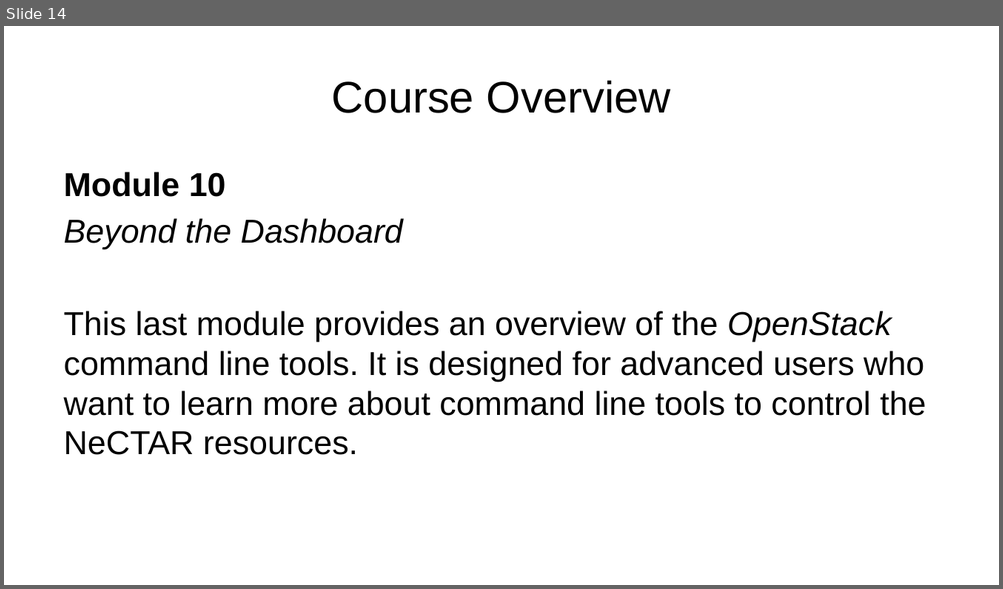
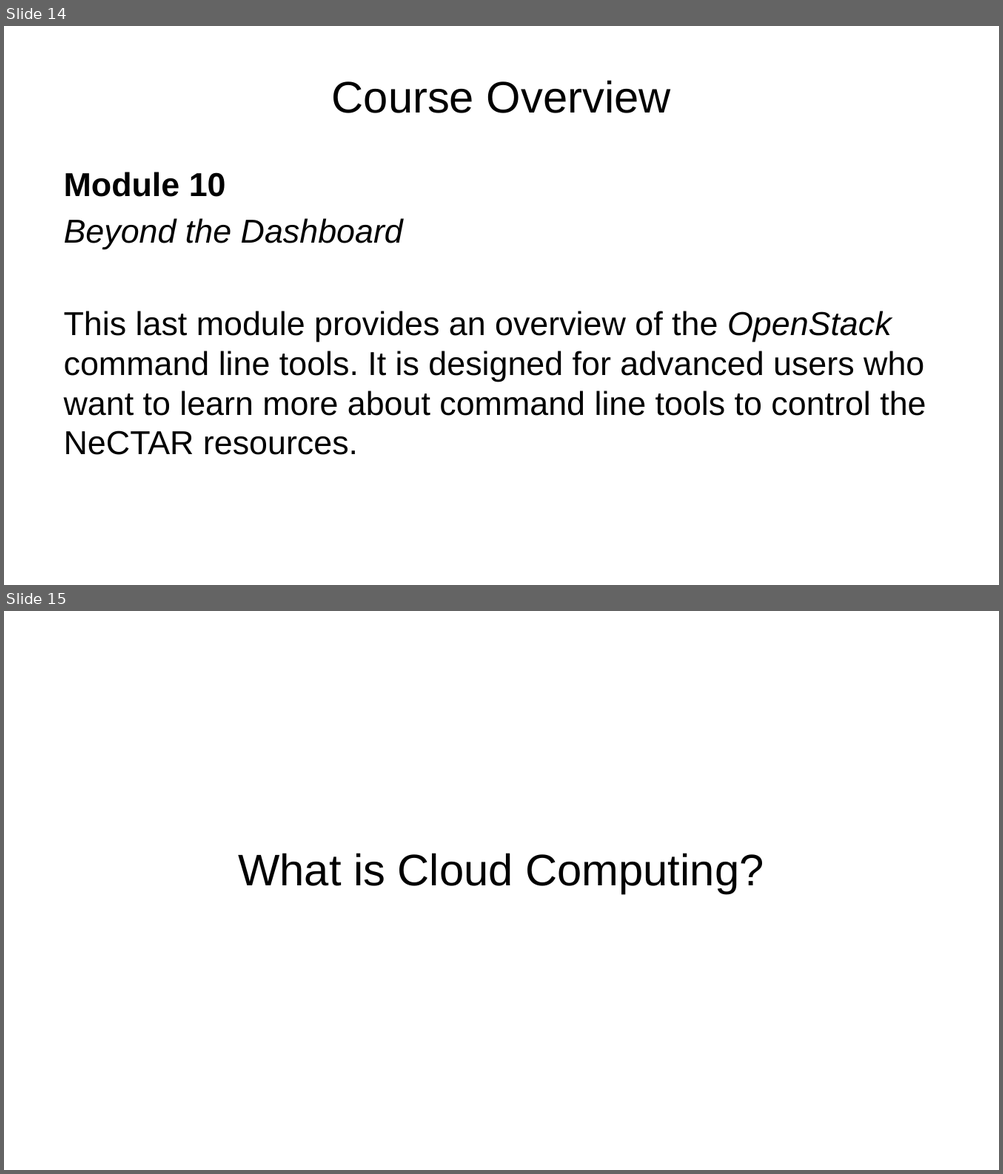
Before and after one commit to NeCTAR-RC/nectar-training, a slide deck: package01/slides.pptx. Shown one above the other, each under a label of ours: slide 14 before the commit, slides 14 and 15 after it. The pictures are 1003x589 and 1003x1174 pixels, drawn with LibreOffice and Linux fonts; fonts in the diff are those of the drawing; background and template pictures are left out. Boxes give left, top, right and bottom in pixels: in the first picture for what was removed or moved away, otherwise in the second. Text is boxed around its words. In the diff, an @@ line names an element or a change of style, - is before the commit and + after.

```diff
--- a/package01/slides.pptx
+++ b/package01/slides.pptx
@@ slide 15 added at (4, 611, 999, 1170), background picture (left out) @@
@@ title added at (238, 853, 763, 894), 32 pt, text #000000 @@
+What is Cloud Computing?
```
Also in this commit, not shown: 23 slides changed, 1 other slide added, 12 other files.
